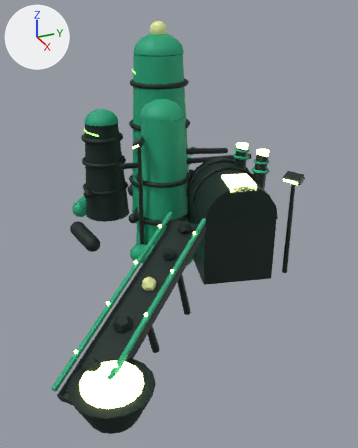
What one commit did to the glTF model docs/concept-art/models/refinery-pelagia.glb.
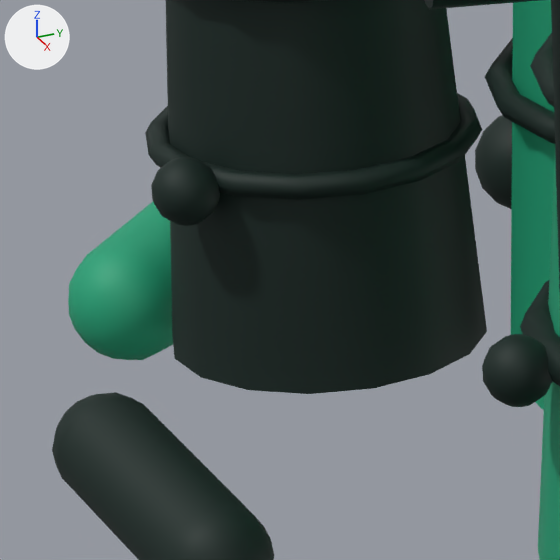
The first picture shows the older version from a 50 mm lens placed at (280.0, -125.0, 164.0), pointed at (20.0, -8.0, 34.0). The close-ups show the older and then the newer version on the part from 18% to 39% of the width and 38% to 55% of the height of that picture. Only the edits that show in the close-ups are written down. Every picture has the same lights, and +X, +Y and +Z are marked at upper left. Where no turn or scale is listed for an object, it has been applied to the vertices.

In view in the first close-up: 'ring_knot_2', 'ring_knot_3', 'root_anchor_1', 'root_anchor_2', 'root_anchor_3', 'silo_1', 'silo_2', 'silo_3', 'silo_ring_1_0', 'silo_ring_2_0', 'silo_ring_2_1', 'silo_ring_3_0' and 3 more.
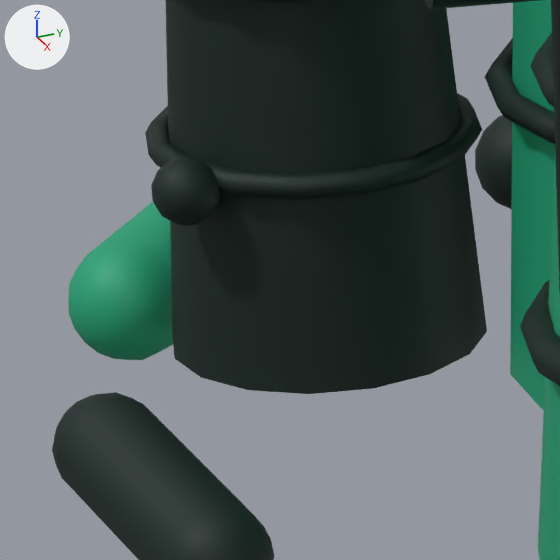
What differs and where, as boxes [x1, y1, x2, y2] in the close-ups (560 x 560 px):
```json
{"object": "ring_knot_2", "change": "deleted", "before": [482, 334, 552, 407]}
{"object": "ring_knot_1", "change": "moved, rescaled", "after": [151, 157, 220, 226], "on screen": "not visible before"}
{"object": "ring_knot_3", "change": "unchanged, covered by the edit", "before": [151, 157, 220, 226]}
```

Edits to the scene script, one JSON object a line:
```json
{"op": "set", "path": "ob_ring_knot_1.location", "old": "(-1.931, 3.407, 2.629)", "new": "(-3.186, -3.3, 1.879)"}
{"op": "set", "path": "ob_ring_knot_1.scale", "old": "(0.36, 0.36, 0.36)", "new": "(0.3, 0.3, 0.3)"}
{"op": "remove", "block": "ob_ring_knot_2", "code": ["ob_ring_knot_2 = bpy.data.objects.new('ring_knot_2', me_mesh_39)", "ob_ring_knot_2.location = (-19.1, -25.1, 24.6)"]}
```
